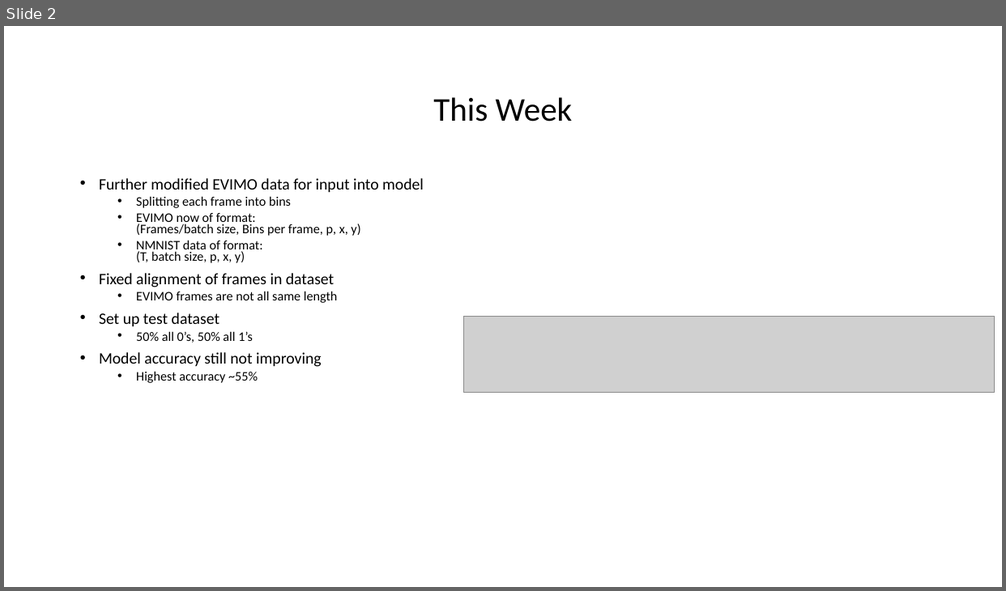
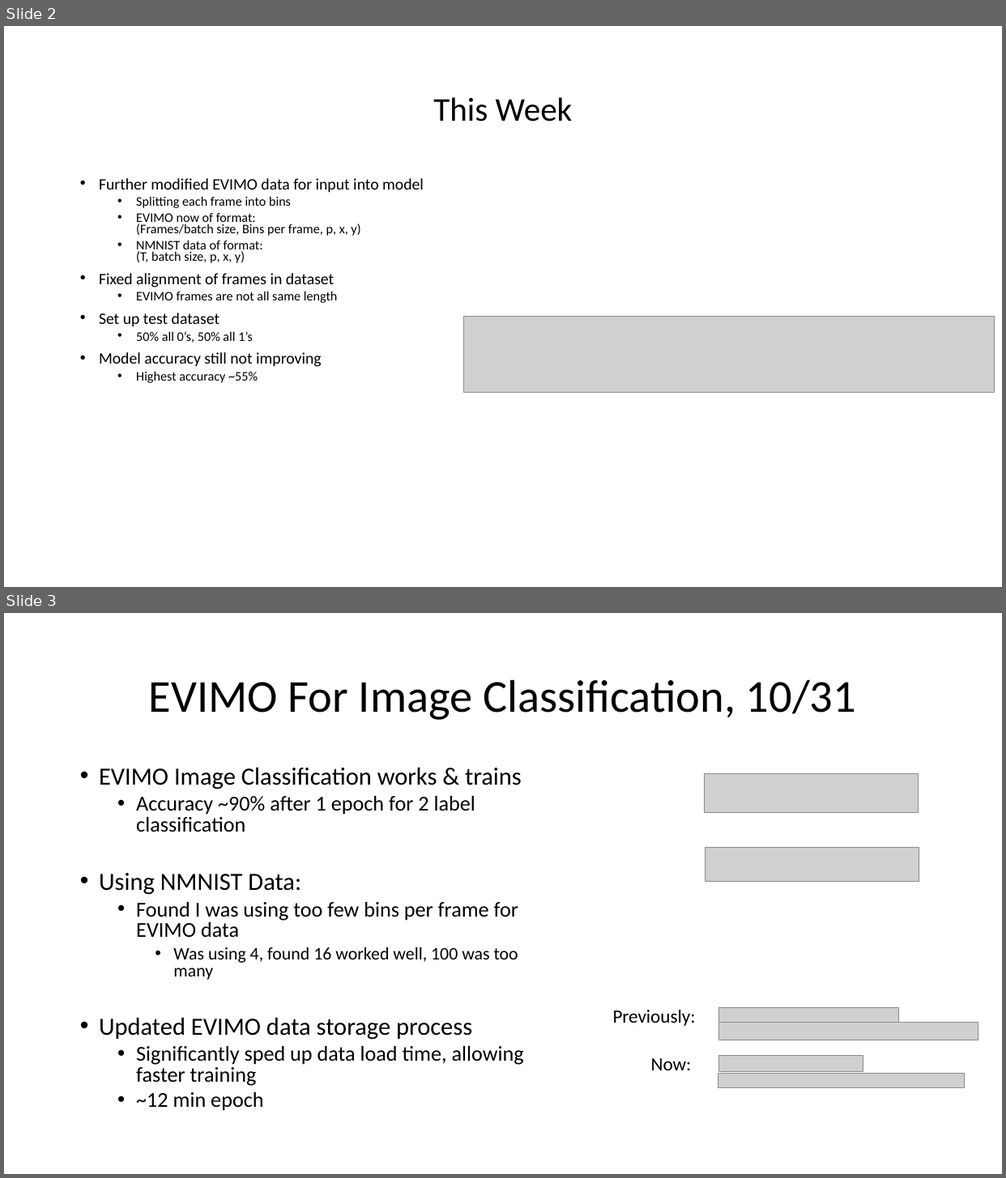
Before and after one commit to tarmst/snn, a slide deck: SNN.pptx. Shown one above the other, each under a label of ours: slide 2 before the commit, slides 2 and 3 after it. The pictures are 1006x591 and 1006x1178 pixels, drawn with LibreOffice and Linux fonts; fonts in the diff are those of the drawing; grey boxes stand for pictures. Boxes give left, top, right and bottom in pixels: in the first picture for what was removed or moved away, otherwise in the second. Text is boxed around its words. In the diff, an @@ line names an element or a change of style, - is before the commit and + after.

```diff
--- a/SNN.pptx
+++ b/SNN.pptx
@@ slide 3 added at (x1=4, y1=613, x2=1002, y2=1174), background #FFFFFF @@
@@ title added at (x1=149, y1=679, x2=856, y2=720), 44 pt, text #000000 @@
+EVIMO For Image Classification, 10/31
@@ text added at (x1=99, y1=767, x2=524, y2=1111), 20.4 pt, text #000000 @@
+• EVIMO Image Classification works & trains
+  • Accuracy ~90% after 1 epoch for 2 label classification
+• Using NMNIST Data:
+  • Found I was using too few bins per frame for EVIMO data
+    • Was using 4, found 16 worked well, 100 was too many
+• Updated EVIMO data storage process
+  • Significantly sped up data load time, allowing faster training
+  • ~12 min epoch
@@ picture added at (x1=705, y1=774, x2=918, y2=813) @@
@@ picture added at (x1=705, y1=847, x2=919, y2=882) @@
@@ text added at (x1=613, y1=1010, x2=696, y2=1026), 18 pt, text #000000 @@
+Previously:
@@ picture added at (x1=720, y1=1007, x2=899, y2=1024) @@
@@ picture added at (x1=720, y1=1023, x2=978, y2=1041) @@
@@ text added at (x1=651, y1=1059, x2=692, y2=1071), 18 pt, text #000000 @@
+Now:
@@ picture added at (x1=718, y1=1074, x2=965, y2=1088) @@
@@ picture added at (x1=720, y1=1056, x2=863, y2=1072) @@
```
Also in this commit, not shown: 3 other files.
